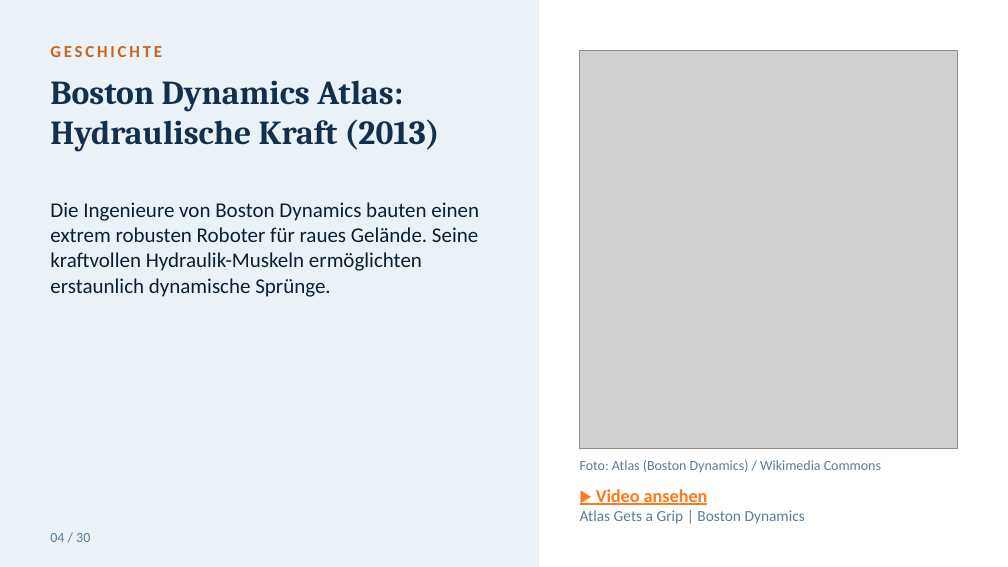
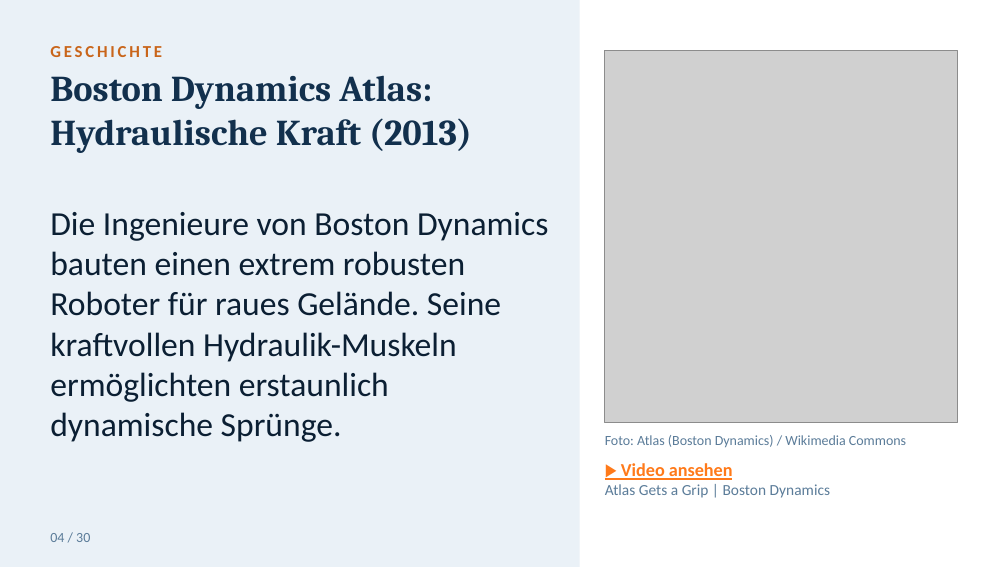
Before and after one commit to toshkaraf/tagesf-rderst-tte, a slide deck: slide 5 of Humanoide_Roboter.pptx. Drawn at 1008x567 pixels with LibreOffice and Linux fonts; fonts in the diff are those of the drawing; grey boxes stand for pictures. Boxes give left, top, right and bottom in pixels: in the first picture for what was removed or moved away, otherwise in the second. Text is boxed around its words. In the diff, an @@ line names an element or a change of style, - is before the commit and + after.

```diff
--- a/Humanoide_Roboter.pptx
+++ b/Humanoide_Roboter.pptx
@@ rectangle resized from (x1=0, y1=0, x2=539, y2=566) to (x1=0, y1=0, x2=580, y2=566) @@
@@ picture resized from (x1=580, y1=50, x2=958, y2=449) to (x1=605, y1=50, x2=958, y2=422) @@
@@ text "Boston Dynamics Atlas: Hydraulische Kraft ..." at (x1=50, y1=75, x2=472, y2=153): size 24 to 26 pt @@
@@ text "Die Ingenieure von Boston Dynamics ..." at (x1=50, y1=212, x2=548, y2=442): size 15 to 24 pt; less space between paragraphs @@
@@ text "Foto: Atlas (Boston Dynamics) / ..." moved from (x1=580, y1=460, x2=881, y2=472) to (x1=605, y1=435, x2=906, y2=447) @@
@@ text "▶ Video ansehen" moved from (x1=580, y1=489, x2=805, y2=524) to (x1=605, y1=463, x2=830, y2=498) @@
```
Also in this commit, not shown: 29 other slides changed.
